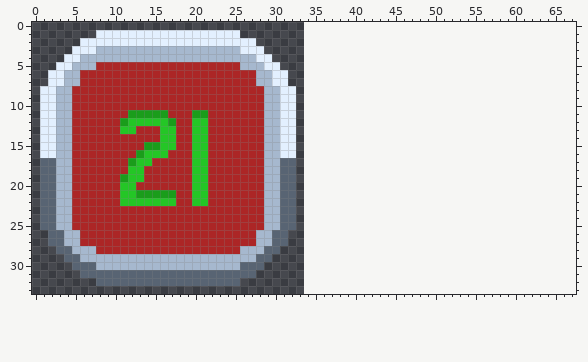
Sprite sheet -- assets/1x/tags.png. Above, as it was before the edit.
The file is 34x34 pixels. The old version is drawn lined up with the new one, on the new canvas.
Now the later version:
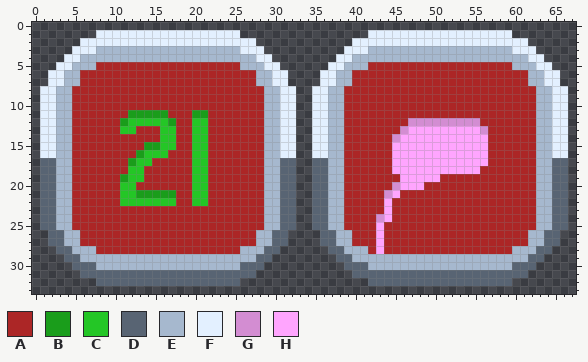
Palette (. is transparent): A #ac2626  B #1a9d1b  C #24c626  D #586473  E #a6b8ce  F #e3f0ff  G #d38dd2  H #ffa5fe
Changes in this commit:
canvas 34x34 -> 68x34
Changed rows in their new state; - is an unchanged pixel.
first column x 35:
 1 -------FFFFFFFFFFFFFFFFFF-------
 2 -----FFFFFFFFFFFFFFFFFFFFFF-----
 3 ----FFFEEEEEEEEEEEEEEEEEEFFF----
 4 ---FFEEEEEEEEEEEEEEEEEEEEEEFF---
 5 --FFEEEAAAAAAAAAAAAAAAAAAEEEFF--
 6 -FFEEAAAAAAAAAAAAAAAAAAAAAAEEFF-
 7 -FFEEAAAAAAAAAAAAAAAAAAAAAAEEFF-
 8 FFEEAAAAAAAAAAAAAAAAAAAAAAAAEEFF
 9 FFEEAAAAAAAAAAAAAAAAAAAAAAAAEEFF
10 FFEEAAAAAAAAAAAAAAAAAAAAAAAAEEFF
11 FFEEAAAAAAAAAAAAAAAAAAAAAAAAEEFF
12 FFEEAAAAAAAAGGGGGGGGGAAAAAAAEEFF
13 FFEEAAAAAAAGHHHHHHHHHGAAAAAAEEFF
14 FFEEAAAAAAGHHHHHHHHHHHAAAAAAEEFF
15 FFEEAAAAAAHHHHHHHHHHHHAAAAAAEEFF
16 FFEEAAAAAAHHHHHHHHHHHHAAAAAAEEFF
17 DDEEAAAAAAHHHHHHHHHHHHAAAAAAEEDD
18 DDEEAAAAAAHHHHHHHHHHHAAAAAAAEEDD
19 DDEEAAAAAAAHHHHHAAAAAAAAAAAAEEDD
20 DDEEAAAAAAGHHHAAAAAAAAAAAAAAEEDD
21 DDEEAAAAAGHAAAAAAAAAAAAAAAAAEEDD
22 DDEEAAAAAHAAAAAAAAAAAAAAAAAAEEDD
23 DDEEAAAAAHAAAAAAAAAAAAAAAAAAEEDD
24 DDEEAAAAGHAAAAAAAAAAAAAAAAAAEEDD
25 DDEEAAAAHAAAAAAAAAAAAAAAAAAAEEDD
26 -DDEEAAAHAAAAAAAAAAAAAAAAAAEEDD-
27 -DDEEAAAHAAAAAAAAAAAAAAAAAAEEDD-
28 --DDEEEAHAAAAAAAAAAAAAAAAEEEDD--
29 ---DDEEEEEEEEEEEEEEEEEEEEEEDD---
30 ----DDDEEEEEEEEEEEEEEEEEEDDD----
31 -----DDDDDDDDDDDDDDDDDDDDDD-----
32 -------DDDDDDDDDDDDDDDDDD-------
Changed places in both pictures, as pixel boxes (x1, y1, x2, y2):
added: (312, 30, 568, 286)
